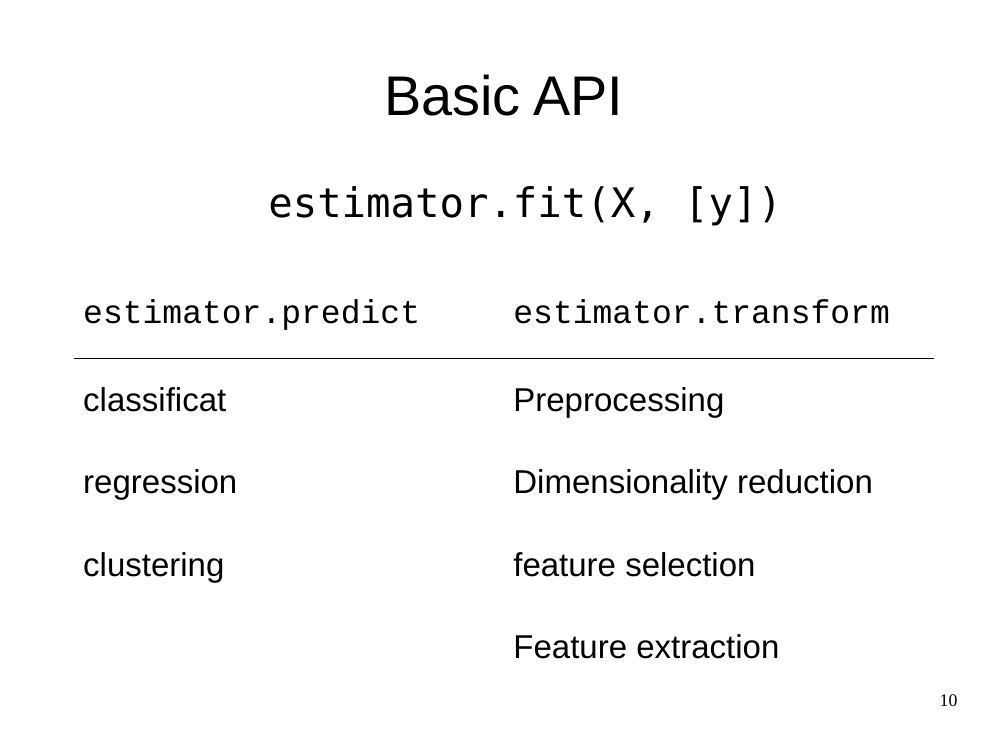
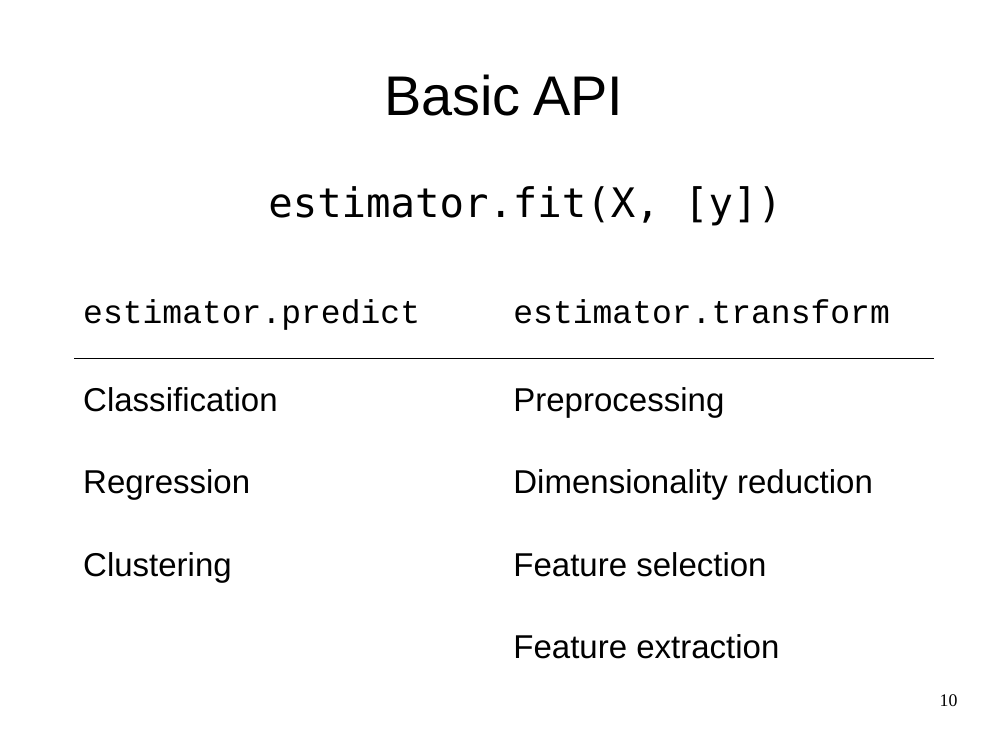
Before and after one commit to amueller/talks_odt, a slide deck: slide 10 of nyc-open-data-2015-andvanced-sklearn.odp. Drawn at 1008x756 pixels with LibreOffice and Linux fonts; fonts in the diff are those of the drawing. Boxes give left, top, right and bottom in pixels: in the first picture for what was removed or moved away, otherwise in the second. Text is boxed around its words. In the diff, an @@ line names an element or a change of style, - is before the commit and + after.

```diff
--- a/nyc-open-data-2015-andvanced-sklearn.odp
+++ b/nyc-open-data-2015-andvanced-sklearn.odp
@@ table at (74,271,933,689) @@
-row 2, column 1: classificat
+row 2, column 1: Classification
-row 3, column 1: regression
+row 3, column 1: Regression
-row 4, column 1: clustering
+row 4, column 1: Clustering
-row 4, column 2: feature selection
+row 4, column 2: Feature selection
```
Also in this commit, not shown: 14 other slides changed, 5 slides added, 4 slides removed.
